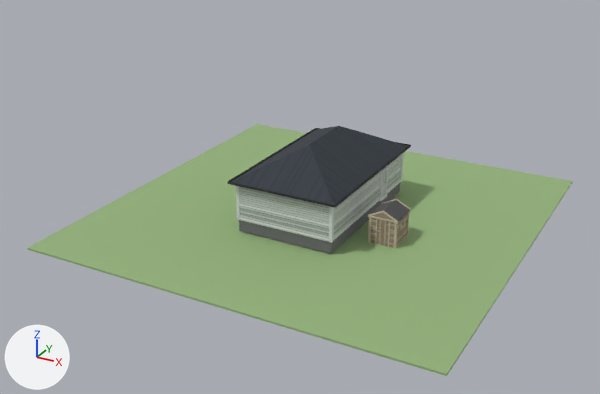
One commit to the glTF model packages/client/public/assets/models/buildings/mansion.glb: the scene before it, then after it.
Camera for both pictures: a 50 mm lens placed at (27.4, -53.8, 27.9), pointed at (-0.6, -2.8, 2.4). Every picture has the same lights, and +X, +Y and +Z are marked at lower left. The picture after the commit comes second. Vertices at exactly the same position are counted once.

In view in the first picture: 'Ground', 'Mansion', 'Mansion_Shed'.
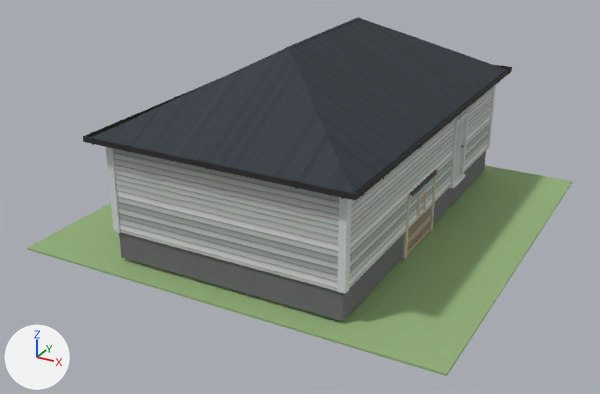
Where the change shows, as pixel boxes [x1, y1, x2, y2] in the pictures (600 x 394 px):
'Mansion', reshaped, moved (134% wider, 136% taller): before [228, 126, 411, 254]; after [83, 17, 512, 321]
'Mansion_Shed', moved, rescaled: before [368, 199, 411, 249]; after [401, 168, 439, 260]

What the commit changed:
me_mesh is used by ob_mansion; location (0.0, 0.0, 0.26).
me_mesh had 1776 vertices, 3162 faces and spanned x -4.44..4.44, y -6.94..6.94, z -0.11..6.36.
me_mesh now has 1776 vertices, 3162 faces and spans x -9.91..9.91, y -15.5..15.5, z 0.01..14.48.
me_mesh part 1: the whole mesh is multiplied about its middle by the matrix ((2.235, 0.0, 0.0), (0.0, 2.235, 0.0), (0.0, 0.0, 2.235)), then moved by (0.0, 0.0, 4.12).
me_mesh_001 is used by ob_mansion_shed; location (6.44, -2.0, 0.15).
me_mesh_001 had 1384 vertices, 2014 faces and spanned x -1.17..1.17, y -1.25..1.25, z 0.0..2.78.
me_mesh_001 now has 1384 vertices, 2014 faces and spans x 3.81..9.06, y -4.8..0.8, z 0.15..6.36.
me_mesh_001 part 2: the whole mesh is scaled about its middle by 2.23, then moved by (6.44, -2.0, 1.87).
Object 'Mansion' (ob_mansion) moves from (0.0, 0.0, 0.26) to (0.0, 0.0, 0.15).
Object 'Mansion_Shed' (ob_mansion_shed) moves from (6.44, -2.0, 0.15) to (0.0, 0.0, 0.15).
